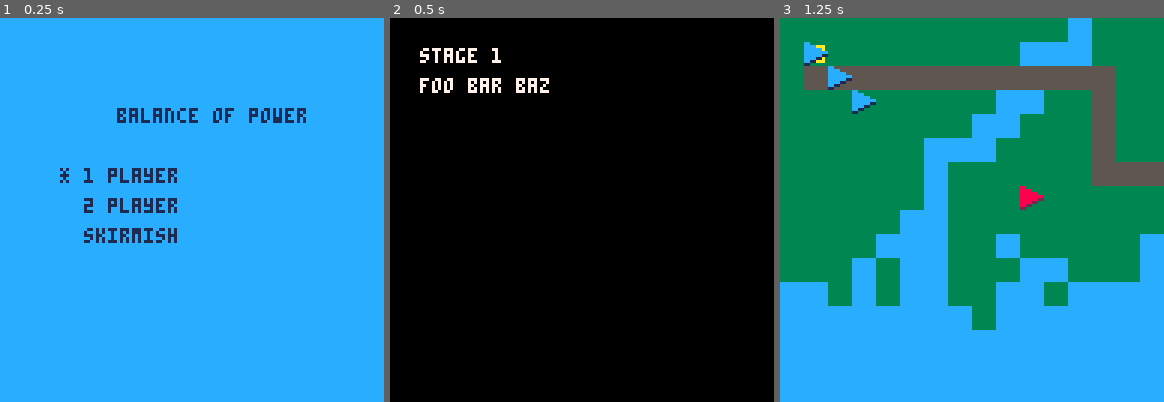
Above: before the commit, frames 1-3 (left to right).
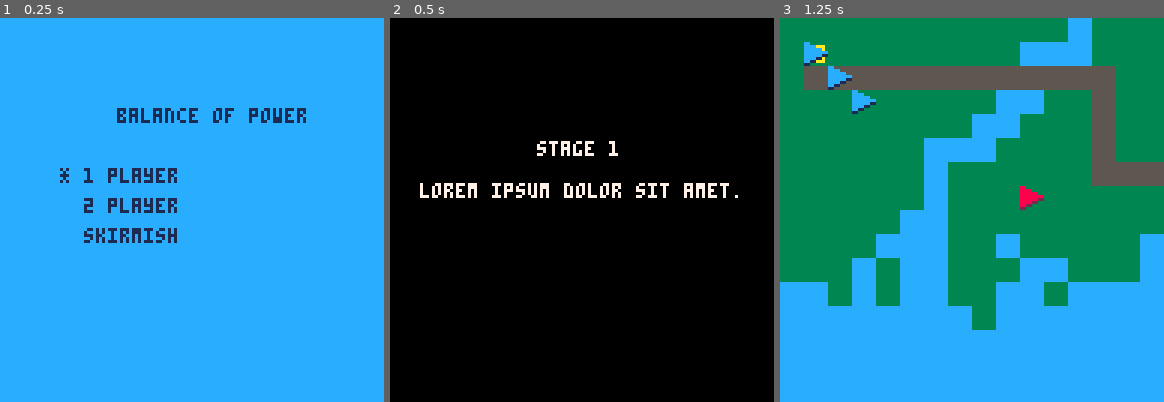
Above: after the commit, the same moments.

Repository: chrisallenlane/balance-of-power
Game: PICO-8 cartridge balance-of-power.p8
Two runs of this game, one before a commit and one after it. Both use one fixed random seed, a clock stepped at 60 frames per second and the inputs below.
Inputs:
- Up to frame 1 (0.25 s): no input
- Up to frame 2 (0.5 s): tap X (X key) at 0.33 s
- Up to frame 3 (1.25 s): tap O (Z key) at 0.7 s; tap X (X key) at 1.07 s

Frame 1 is identical in both runs. In frame 2, 2.6% of the frame differs, in the area x 7-91%, y 7-47%; in frame 3, nothing differs.

Commit message:
feat(screen-intr): aesthetics
Improve the aesthetics on the interstitial screens.

Diff:
--- a/map/1.lua
+++ b/map/1.lua
@@ -2,7 +2,7 @@
   return {
     intr = {
         head = "stage 1",
-        body = "foo bar baz",
+        body = "lorem ipsum dolor sit amet.",
     },
 
     camera = {x = 0, y = 0},
--- a/map/2.lua
+++ b/map/2.lua
@@ -2,7 +2,7 @@
   return {
     intr = {
         head = "stage 2",
-        body = "foo bar baz",
+        body = "lorem ipsum dolor sit amet.",
     },
 
     camera = {x = 0, y = 15},
--- a/map/3.lua
+++ b/map/3.lua
@@ -2,7 +2,7 @@
   return {
     intr = {
         head = "stage 3",
-        body = "foo bar baz",
+        body = "lorem ipsum dolor sit amet.",
     },
 
     camera = {x = 16, y = 16},
--- a/src/screen-intr.lua
+++ b/src/screen-intr.lua
@@ -5,7 +5,7 @@
 function Screens.intr.draw()
     cls()
     rectfill(0, 0, 127, 127, 0)
-    print(Map.current.intr.head, 10, 10, 7)
-    print(Map.current.intr.body, 10, 20, 7)
+    print(Map.current.intr.head, 49, 41, 7)
+    print(Map.current.intr.body, 10, 55, 7)
     camera(0, 0)
 end
Not shown, changed: TODO
